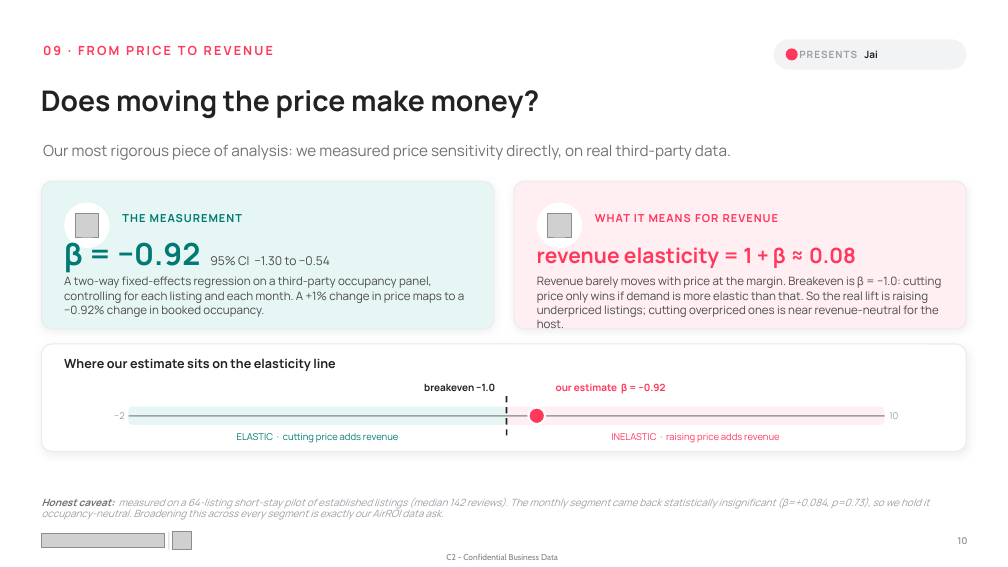
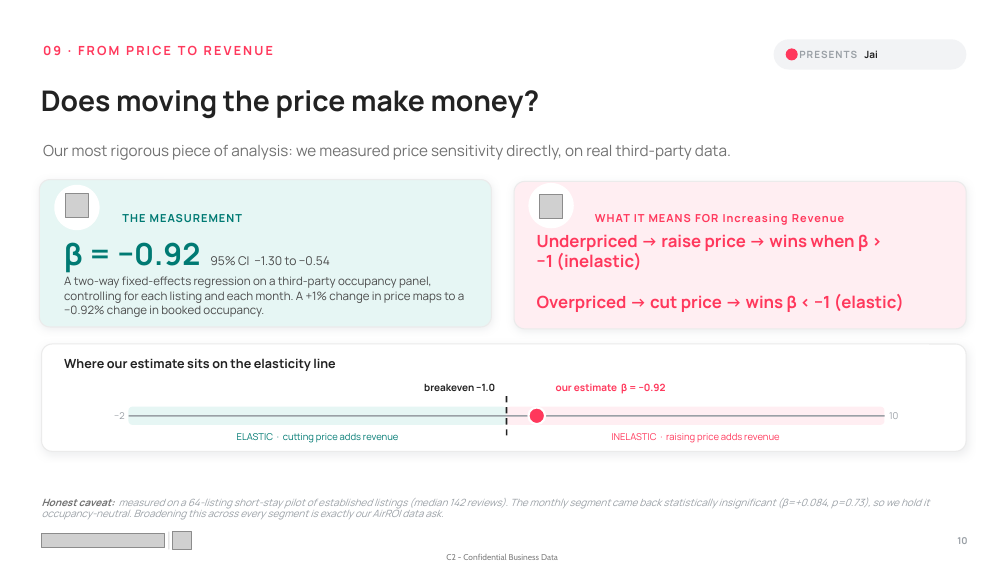
Before and after one commit to mkdn007/Cornell-Airbnb-Capstone, a slide deck: slide 10 of Airbnb Pricing Deck.pptx. Drawn at 1008x567 pixels with LibreOffice and Linux fonts; fonts in the diff are those of the drawing; grey boxes stand for pictures. Boxes give left, top, right and bottom in pixels: in the first picture for what was removed or moved away, otherwise in the second. Text is boxed around its words. In the diff, an @@ line names an element or a change of style, - is before the commit and + after.

```diff
--- a/Airbnb Pricing Deck.pptx
+++ b/Airbnb Pricing Deck.pptx
@@ 2 pictures, 2 ellipses moved together from (x1=64, y1=203, x2=582, y2=248) to (x1=54, y1=183, x2=574, y2=230) @@
@@ text at (x1=537, y1=234, x2=904, y2=312): text changed; size 20 to 16 pt @@
-revenue elasticity = 1 + β ≈ 0.08
+Underpriced → raise price → wins when β > −1 (inelastic)
+Overpriced → cut price → wins β < −1 (elastic)
@@ text at (x1=595, y1=214, x2=844, y2=225): text changed @@
-WHAT IT MEANS FOR REVENUE
+WHAT IT MEANS FOR Increasing Revenue
@@ text removed at (x1=537, y1=276, x2=941, y2=328) @@
-Revenue barely moves with price at the margin. Breakeven is β = −1.0: cutting price only wins if demand is more elastic than that. So the real lift is raising underpriced listings; cutting overpriced ones is near revenue-neutral for the host.
```
Also in this commit, not shown: 9 other slides changed.
